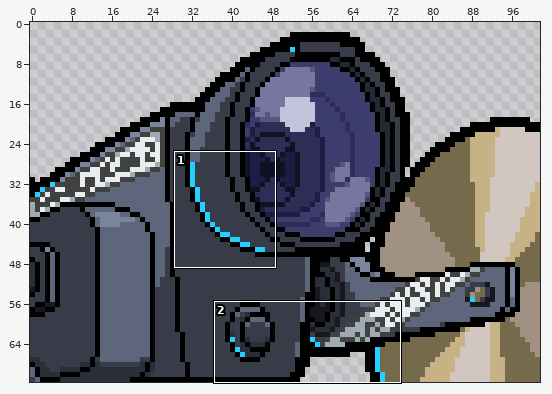
Two versions of one sprite sheet, charselect.png. The first picture is a wide view before the edit; the outline marks the close-up.
Close-up. Old version:
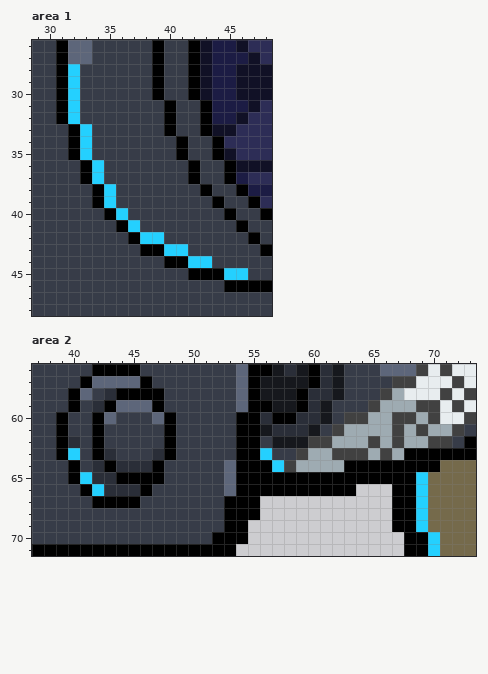
The file is 102x72 pixels. Shown: area 1: x 29..48, y 26..48; area 2: x 37..73, y 56..71. The commit also changed other parts of the picture, which this record leaves out.
The result:
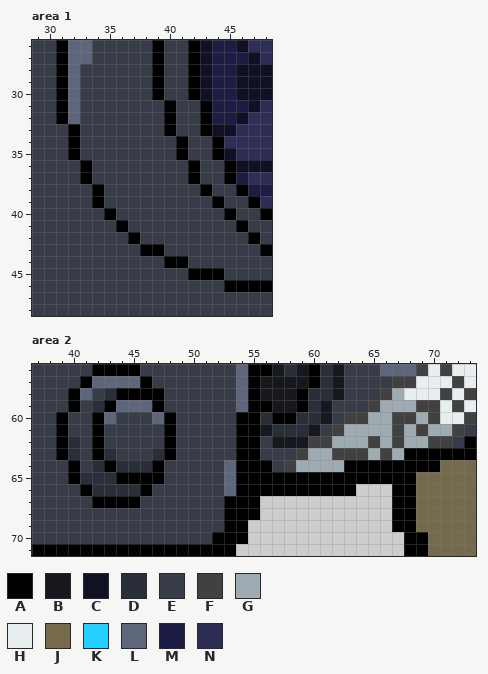
Palette (. is transparent): A #000000  B #16181d  C #111126  D #2a2e38  E #373c48  F #414141  G #9eabb2  H #e8edef  J #756a4b  K #24d0ff  L #5d667a  M #1c1c44  N #2d2d56
From old to new:
Area 1:
y 28..32: x 32 K -> L
y 33..35: x 33 K -> E
y 36..37: x 34 K -> E
y 38..39: x 35 K -> E
y 40: x 36 K -> E
y 41: x 37 K -> E
y 42: x 38..39 KK -> EE
y 43: x 40..41 KK -> EE
y 44: x 42..43 KK -> EE
y 45: x 45..46 KK -> EE
Area 2:
y 63: x 40 K -> D; x 56 K -> E
y 64: x 57 K -> E
y 65: x 41 K -> D; x 69 K -> J
y 66: x 42 K -> D; x 69 K -> J
y 67..69: x 69 K -> J
y 70..71: x 70 K -> J
Where, in picture pixels (left, top, right, bottom), the same in both close-ups:
changed: (68, 64, 248, 280)
changed: (68, 448, 104, 496)
changed: (260, 448, 284, 472)
changed: (416, 472, 440, 556)
